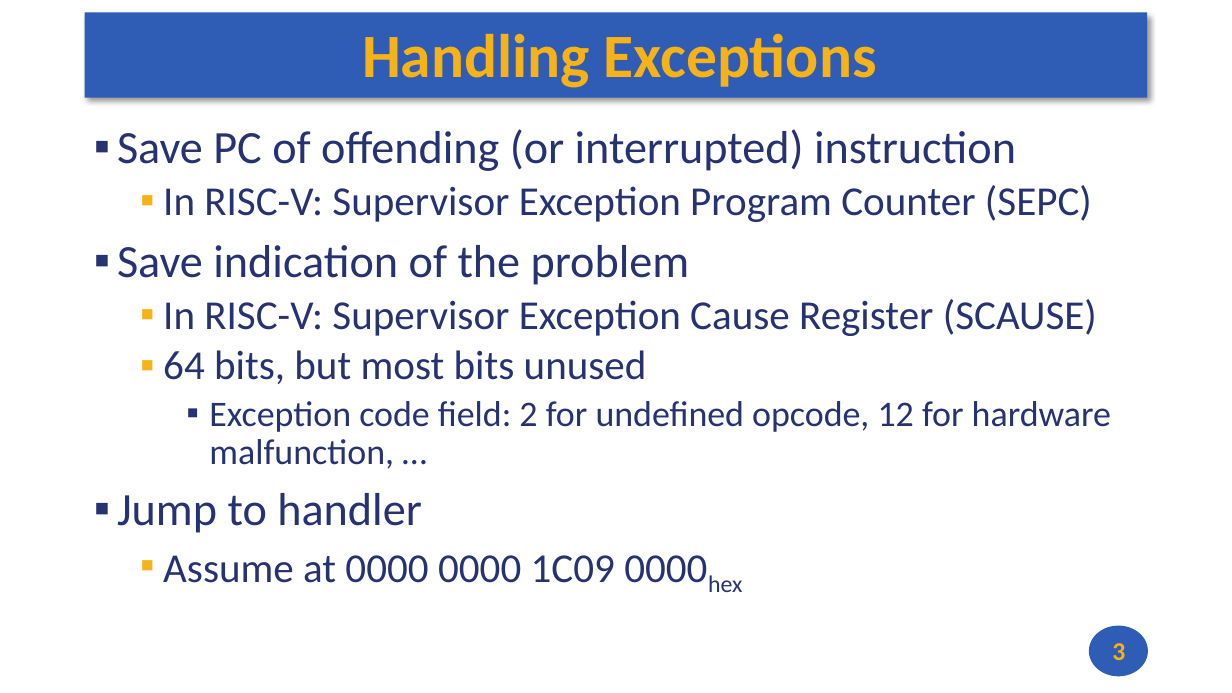
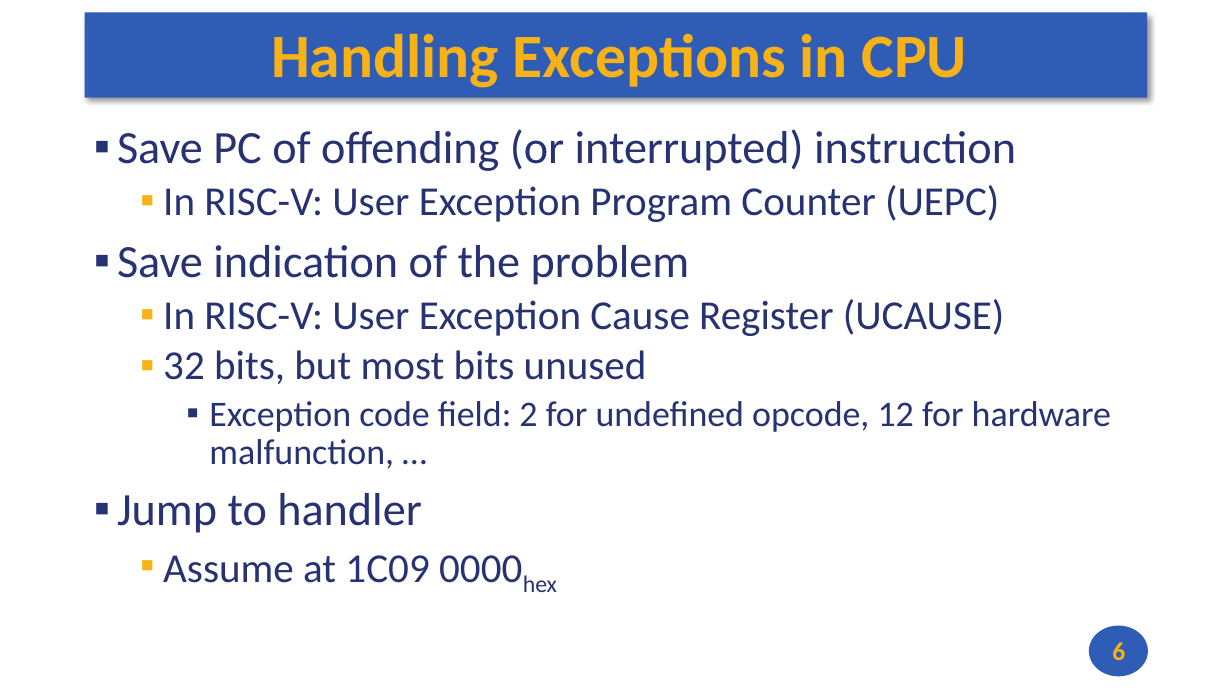
Before and after one commit to andrewt0301/hse-acos-course, a slide deck: slide 6 of docs/part1ca/10_Exceptions/CA_Lecture_10.pptx (slide 3 before the commit). Drawn at 1232x693 pixels with LibreOffice and Linux fonts; fonts in the diff are those of the drawing. Boxes give left, top, right and bottom in pixels: in the first picture for what was removed or moved away, otherwise in the second. Text is boxed around its words. In the diff, an @@ line names an element or a change of style, - is before the commit and + after.

```diff
--- a/docs/part1ca/10_Exceptions/CA_Lecture_10.pptx
+++ b/docs/part1ca/10_Exceptions/CA_Lecture_10.pptx
@@ title at (271,33,967,88): text changed @@
-Handling Exceptions
+Handling Exceptions in CPU
@@ text at (163,185,999,222): text changed @@
-  ▪ In RISC-V: Supervisor Exception Program Counter (SEPC)
+  ▪ In RISC-V: User Exception Program Counter (UEPC)
@@ text at (163,299,1004,384): text changed @@
-  ▪ In RISC-V: Supervisor Exception Cause Register (SCAUSE)
-  ▪ 64 bits, but most bits unused
+  ▪ In RISC-V: User Exception Cause Register (UCAUSE)
+  ▪ 32 bits, but most bits unused
@@ text at (163,555,429,583): text changed @@
-  ▪ Assume at 0000 0000 1C09 0000hex
+  ▪ Assume at 1C09 0000hex
@@ page number at (1112,642,1125,660): text changed @@
-3
+6
```
Also in this commit, not shown: 4 other slides changed, 4 slides added, 13 slides removed, 2 other files.
